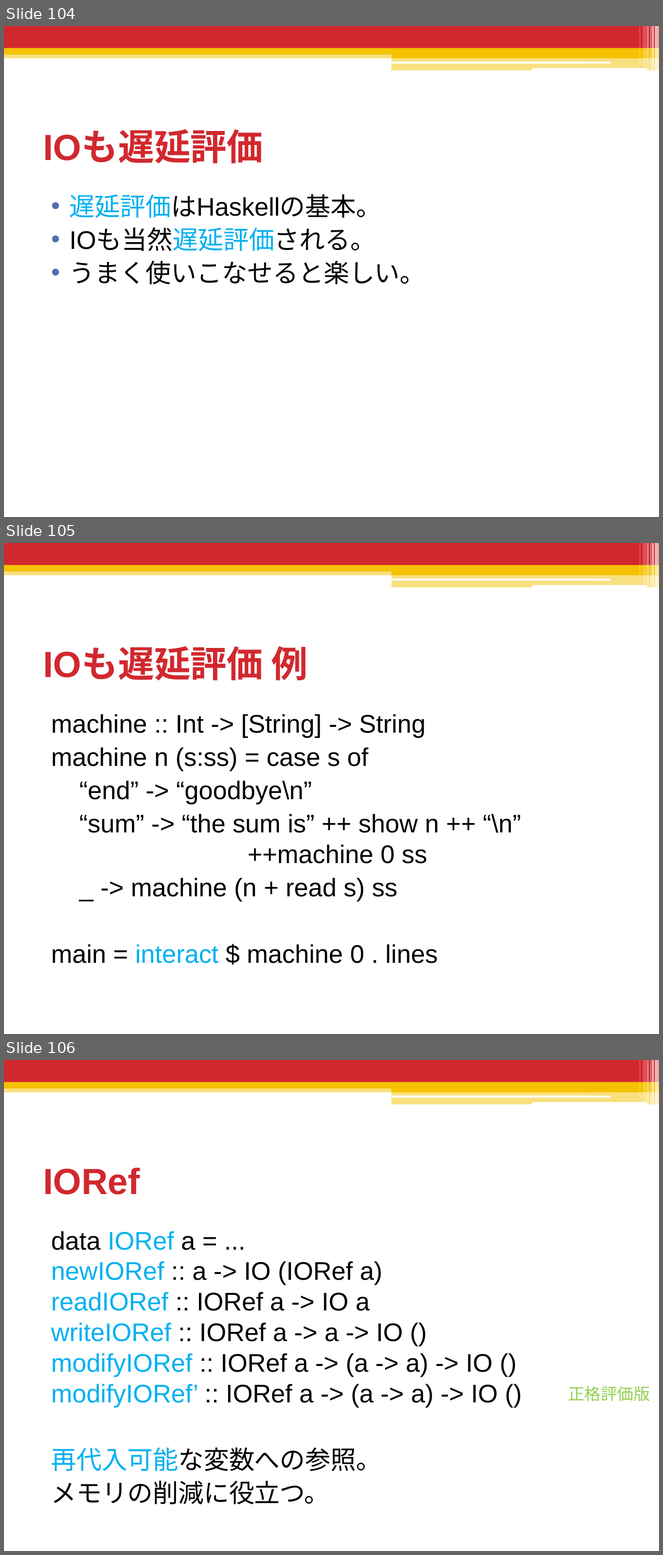
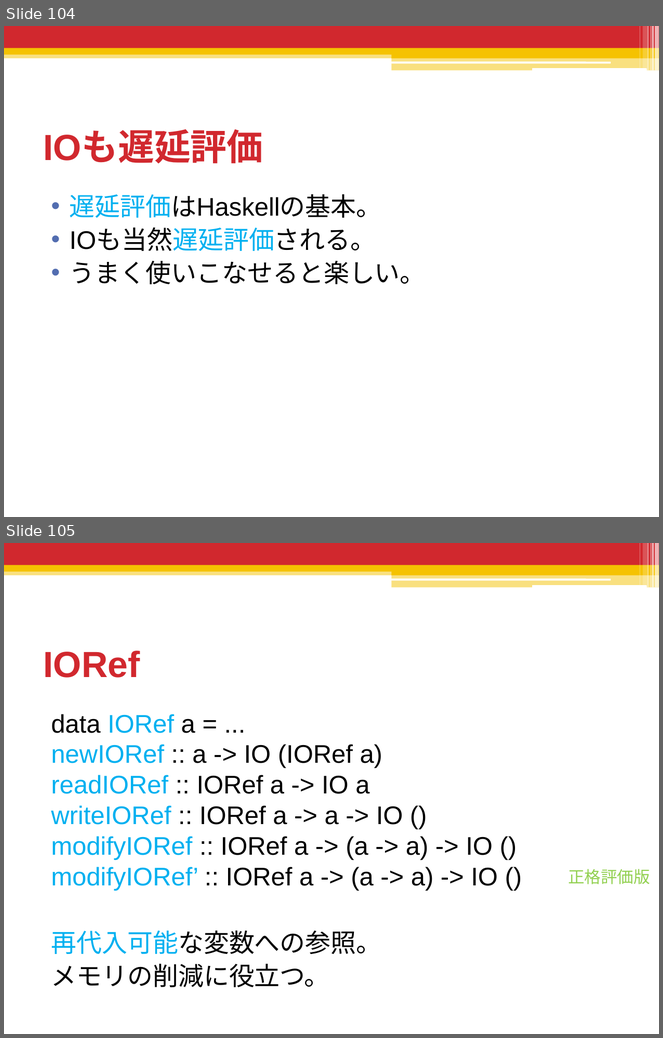
Before and after one commit to shiatsumat/HaskellLecture, a slide deck: 2_monad/slides/2_monad.pptx. Shown one above the other, each under a label of ours: slides 104, 105 and 106 before the commit, slides 104 and 105 after it. The pictures are 663x1555 and 663x1038 pixels, drawn with LibreOffice and Linux fonts; fonts in the diff are those of the drawing. Boxes give left, top, right and bottom in pixels: in the first picture for what was removed or moved away, otherwise in the second. Text is boxed around its words. In the diff, an @@ line names an element or a change of style, - is before the commit and + after.

```diff
--- a/2_monad/slides/2_monad.pptx
+++ b/2_monad/slides/2_monad.pptx
@@ slide 105 removed at (4, 543, 659, 1034), background #FFFFFF; not listed: 13 template elements that a slide beside it also shows @@
@@ title removed at (43, 646, 308, 681) @@
-IOも遅延評価 例
@@ text removed at (51, 714, 521, 964) @@
-machine :: Int -> [String] -> String
-machine n (s:ss) = case s of
-“end” -> “goodbye\n”
-“sum” -> “the sum is” ++ show n ++ “\n”
-++machine 0 ss
-_ -> machine (n + read s) ss
-main = interact $ machine 0 . lines
@@ what was slide 106 is now slide 105 @@
```
Also in this commit, not shown: 1 slide changed, 2 other files.
